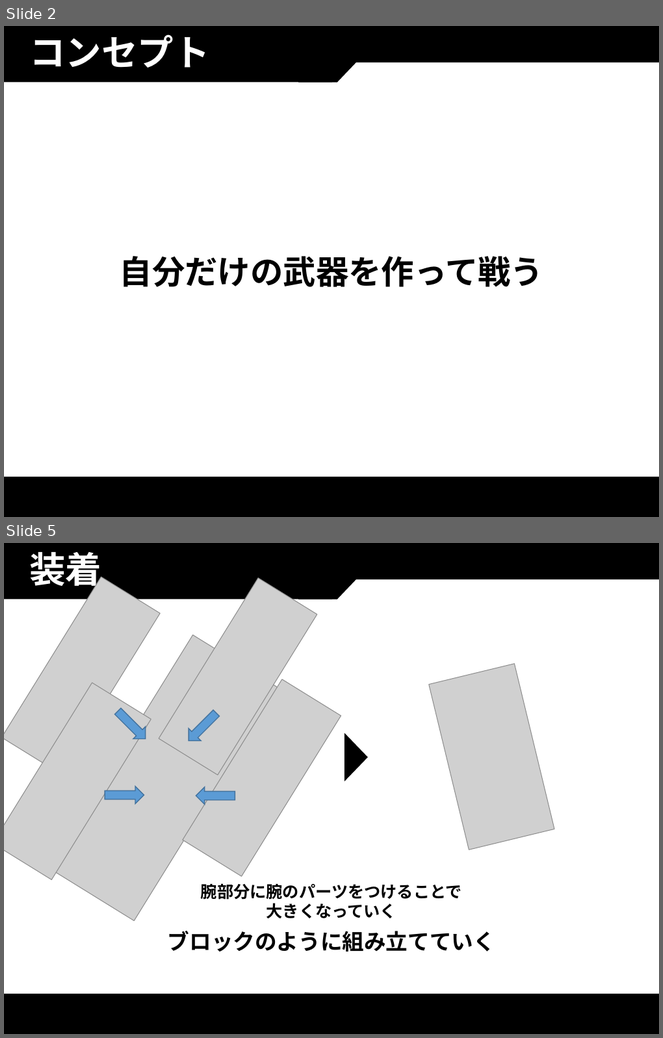
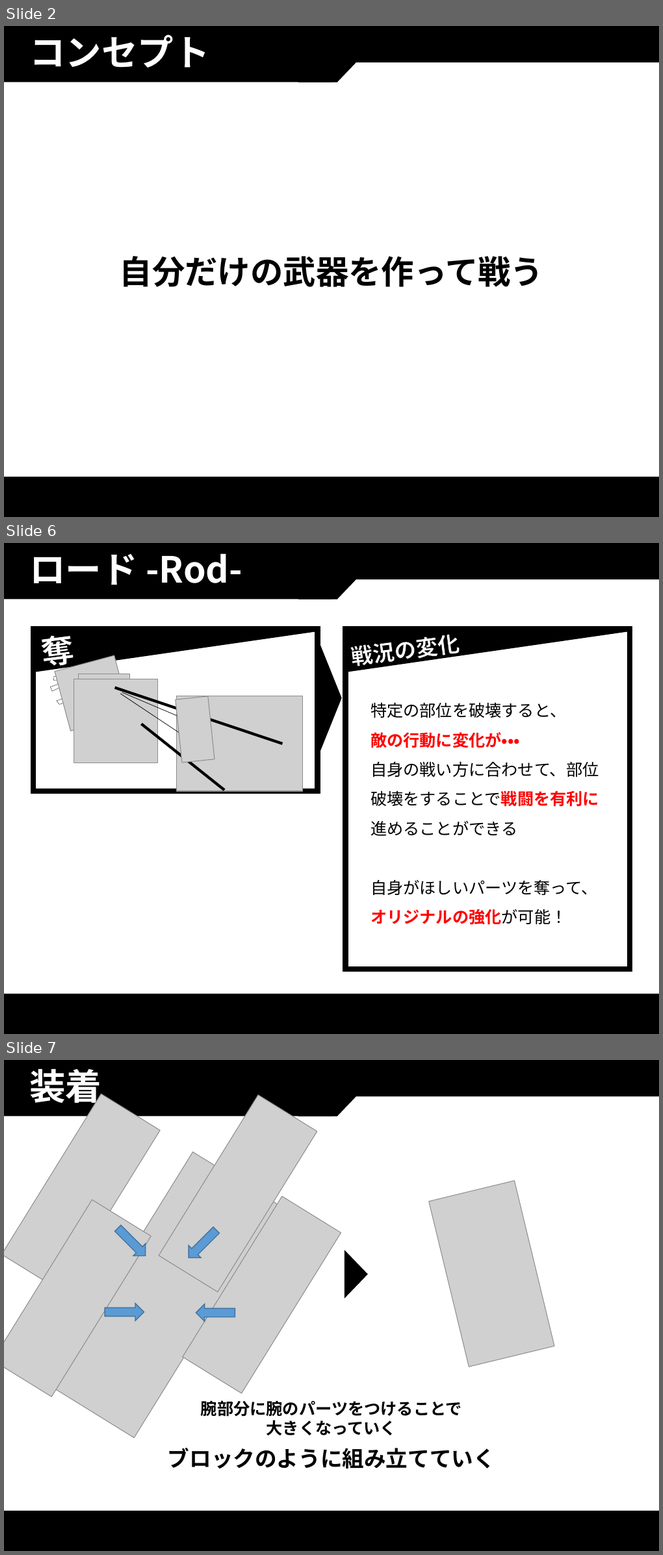
Before and after one commit to thi-bow/2017Team05, a slide deck: 企画/企画書/PurgeVer2.pptx. Shown one above the other, each under a label of ours: slides 2 and 5 before the commit, slides 2, 6 and 7 after it; the slides between them are not shown. The pictures are 663x1038 and 663x1555 pixels, drawn with LibreOffice and Linux fonts; fonts in the diff are those of the drawing; grey boxes stand for pictures. Boxes give left, top, right and bottom in pixels: in the first picture for what was removed or moved away, otherwise in the second. Text is boxed around its words. In the diff, an @@ line names an element or a change of style, - is before the commit and + after.

```diff
--- a/企画/企画書/PurgeVer2.pptx
+++ b/企画/企画書/PurgeVer2.pptx
@@ slide 6 added at [4, 543, 659, 1034], background #FFFFFF; not listed: 4 template elements that a slide beside it also shows @@
@@ title added at [30, 553, 243, 585], 39.6 pt, text #FFFFFF, bold @@
+ロード -Rod-
@@ rounded rectangle added at [33, 629, 318, 791], fill #FFFFFF, outline #000000 6 pt @@
@@ right triangle added at [33, 631, 321, 672], fill #000000 @@
@@ text added at [43, 631, 80, 712], 36 pt, text #FFFFFF, bold @@
+奪う
@@ rounded rectangle added at [345, 629, 630, 969], fill #FFFFFF, outline #000000 6 pt @@
@@ right triangle added at [345, 631, 633, 672], fill #000000 @@
@@ text added at [352, 637, 520, 748], 24 pt, text #FFFFFF, bold @@
+戦況の変化
@@ triangle added at [320, 646, 341, 750], fill #000000, outline #000000 1 pt @@
@@ group added at [55, 655, 304, 791]: 5 pictures, 4 lines @@
@@ text added at [371, 702, 599, 925], 18 pt, text #000000 @@
+特定の部位を破壊すると、
+敵の行動に変化が・・・
+自身の戦い方に合わせて、部位破壊をすることで戦闘を有利に進めることができる
+自身がほしいパーツを奪って、
+オリジナルの強化が可能！
@@ what was slide 5 is now slide 7 @@
```
Also in this commit, not shown: 3 slides changed, 2 other slides added, 1 slide removed, 4 other files.
